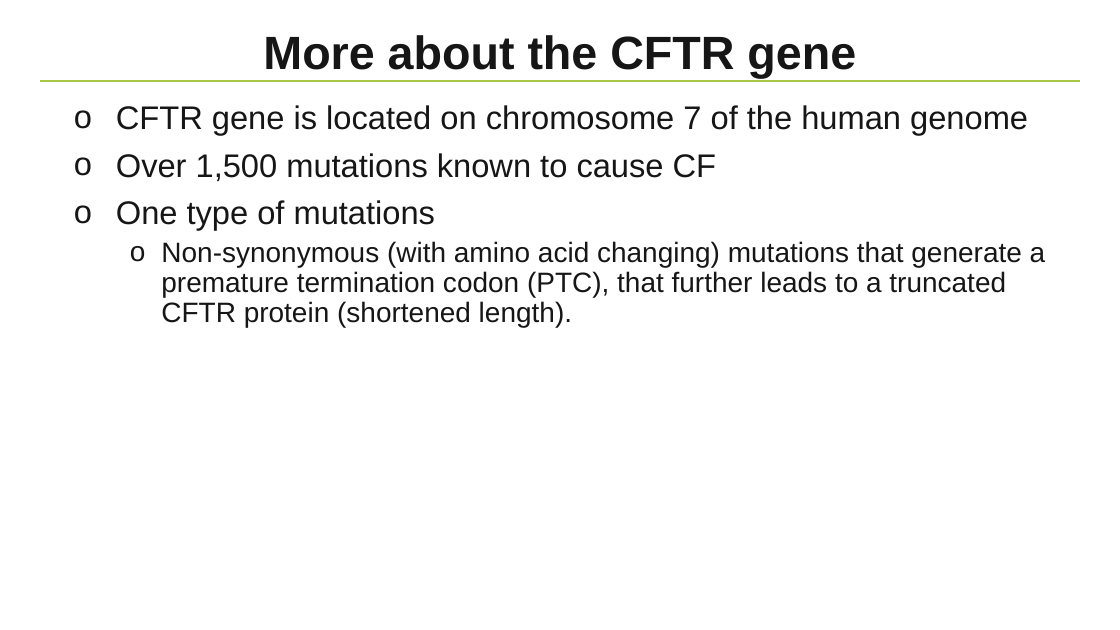
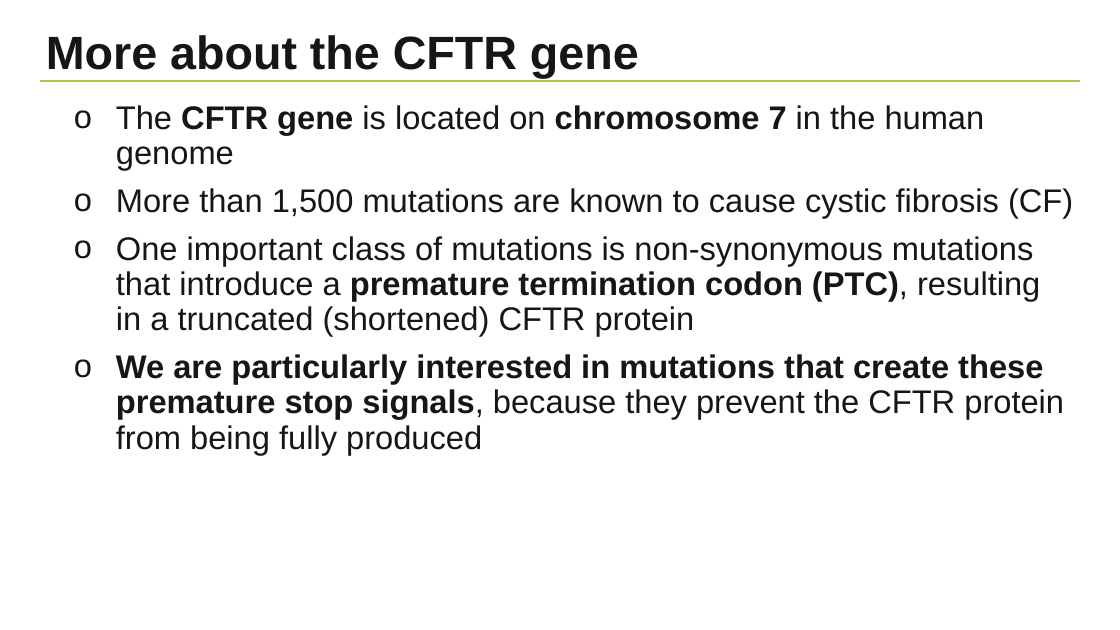
Before and after one commit to NBISweden/workshop-python, a slide deck: slide 5 of lectures/Project.pptx. Drawn at 1120x630 pixels with LibreOffice and Linux fonts; fonts in the diff are those of the drawing; background and template pictures are left out. Boxes give left, top, right and bottom in pixels: in the first picture for what was removed or moved away, otherwise in the second. Text is boxed around its words. In the diff, an @@ line names an element or a change of style, - is before the commit and + after.

```diff
--- a/lectures/Project.pptx
+++ b/lectures/Project.pptx
@@ title "More about the CFTR gene" at (x1=46, y1=35, x2=639, y2=78): alignment centre to left @@
@@ text at (x1=116, y1=105, x2=1073, y2=455): text changed; size 24 to 28 pt @@
-o CFTR gene is located on chromosome 7 of the human genome
-o Over 1,500 mutations known to cause CF
-o One type of mutations
-  o Non-synonymous (with amino acid changing) mutations that generate a premature termination codon (PTC), that further leads to a truncated CFTR protein (shortened length).
+o The CFTR gene is located on chromosome 7 in the human genome
+o More than 1,500 mutations are known to cause cystic fibrosis (CF)
+o One important class of mutations is non-synonymous mutations that introduce a premature termination codon (PTC), resulting in a truncated (shortened) CFTR protein
+o We are particularly interested in mutations that create these premature stop signals, because they prevent the CFTR protein from being fully produced
```
Also in this commit, not shown: 11 other slides changed, 2 slides added, 1 other file.
